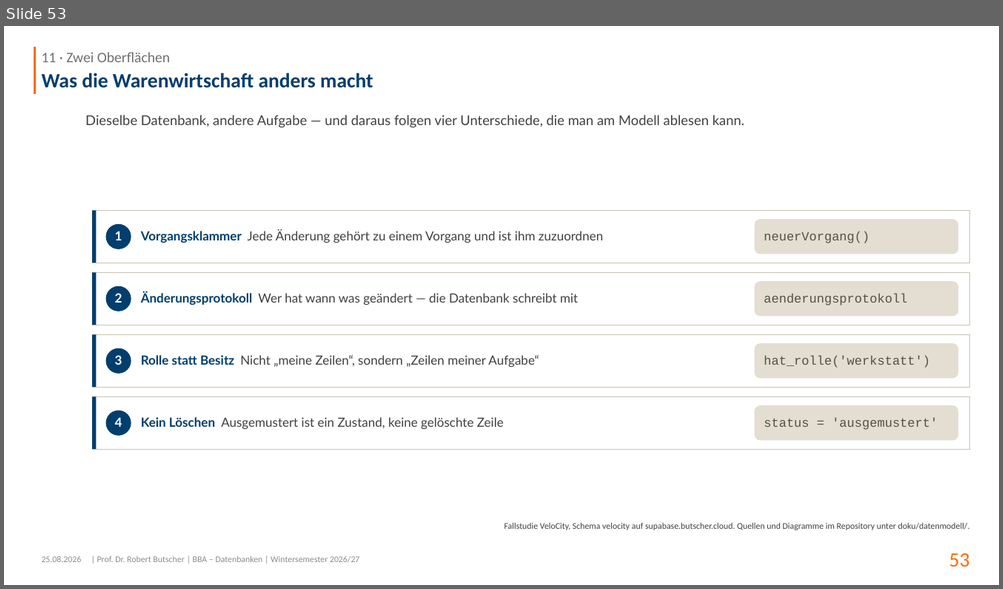
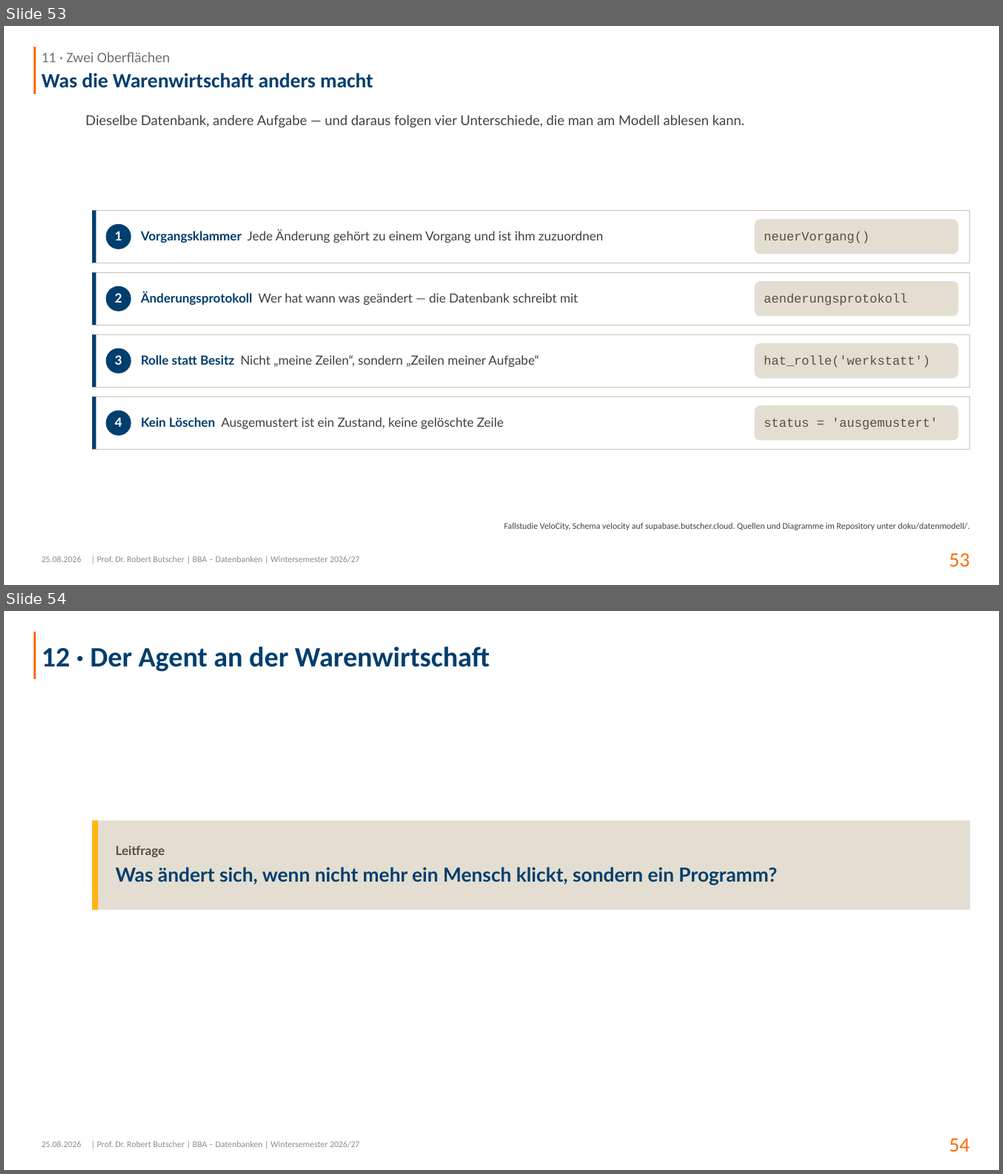
Before and after one commit to swrobuts/velocity-fallstudie, a slide deck: slides/velocity-datenbankentwurf.pptx. Shown one above the other, each under a label of ours: slide 53 before the commit, slides 53 and 54 after it. The pictures are 1003x589 and 1003x1174 pixels, drawn with LibreOffice and Linux fonts; fonts in the diff are those of the drawing. Boxes give left, top, right and bottom in pixels: in the first picture for what was removed or moved away, otherwise in the second. Text is boxed around its words. In the diff, an @@ line names an element or a change of style, - is before the commit and + after.

```diff
--- a/slides/velocity-datenbankentwurf.pptx
+++ b/slides/velocity-datenbankentwurf.pptx
@@ slide 54 added at [4,611,999,1170], background #FFFFFF; not listed: 4 template elements that a slide beside it also shows @@
@@ title added at [42,647,489,672], 29 pt, text #003E6E, bold @@
+12 · Der Agent an der Warenwirtschaft
@@ rectangle added at [92,821,970,911], fill #E3DED1 @@
@@ rectangle added at [92,821,98,911], fill #FFB414 @@
@@ text added at [116,846,777,886], 20 pt, text #003E6E, bold @@
+Leitfrage
+Was ändert sich, wenn nicht mehr ein Mensch klickt, sondern ein Programm?
```
Also in this commit, not shown: 4 slides changed, 5 other slides added, 4 other files.
